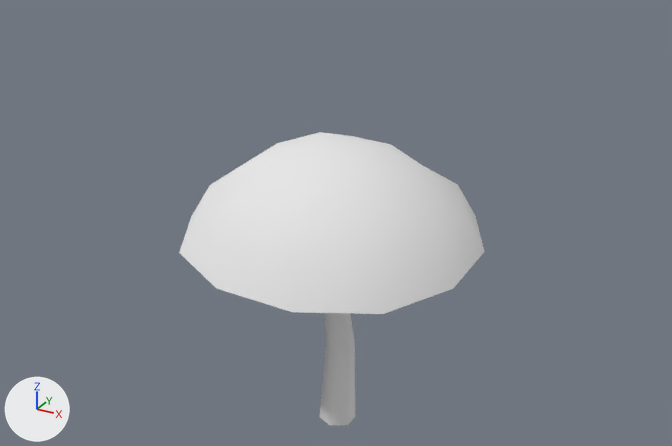
A saved change to the Blender file Assets/Meshes/Trees.blend.
Rendered twice from a 50 mm camera at (4.32, -7.82, 6.21) aimed at (-0.07, 0.17, 2.22). The axes (+X, +Y, +Z) are drawn at lower left. The lights are the same throughout.

In view in the first picture: 'Tree_01'.
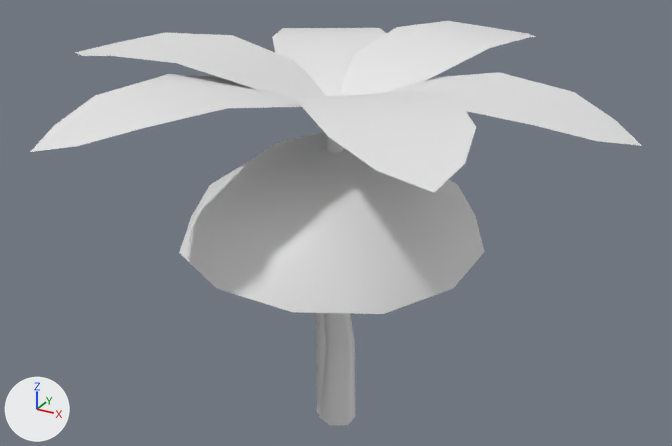
Commit message: add second tree

Diff of the bpy script that builds the scene:
```diff
--- a/Assets/Meshes/Trees.blend.py
+++ b/Assets/Meshes/Trees.blend.py
@@ me_cylinder @@
+me_cylinder.from_pydata(...)  # 114 vertices, 66 faces; spans x -2.85..2.98, y -2.58..2.83, z -0.07..4.04
+me_cylinder.polygons.foreach_set('use_smooth', [True] * 66)
@@ ob_tree_02 @@
+ob_tree_02 = bpy.data.objects.new('Tree_02', me_cylinder)
+ob_tree_02.location = (0.0, 0.0, 0.0)
```

What differs and where, as boxes (x1, y1, x2, y2) in the pictures (672 x 446 px):
'Tree_02', added: after (30, 21, 642, 415)
